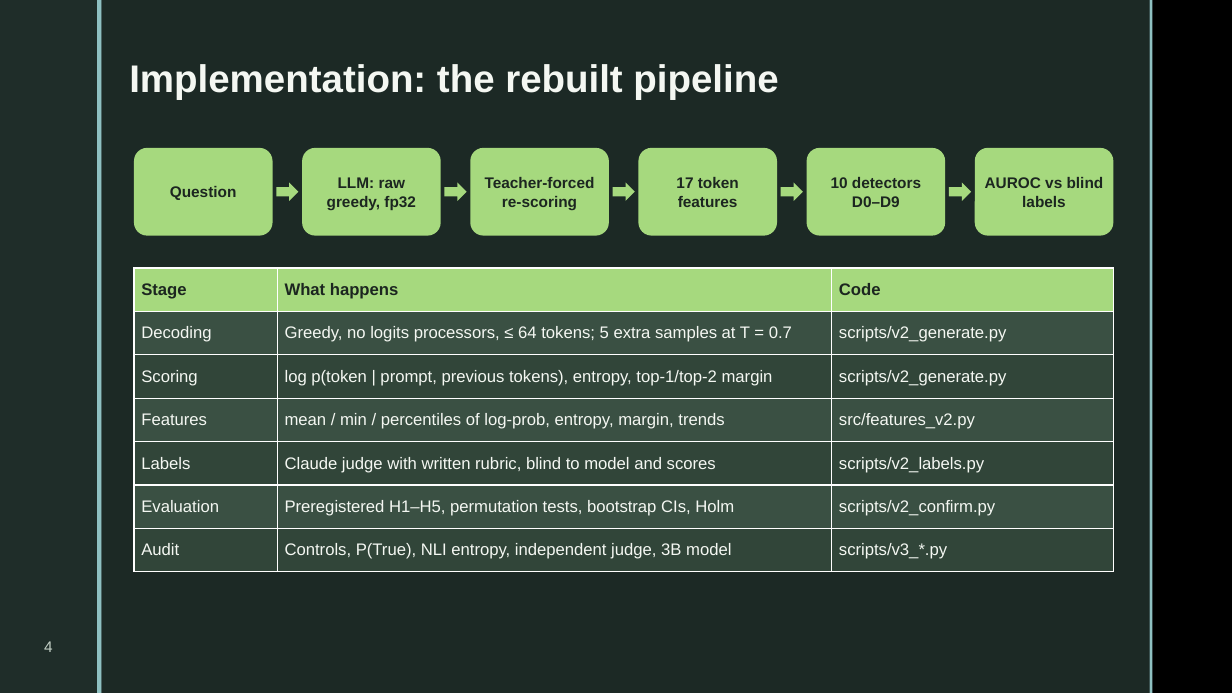
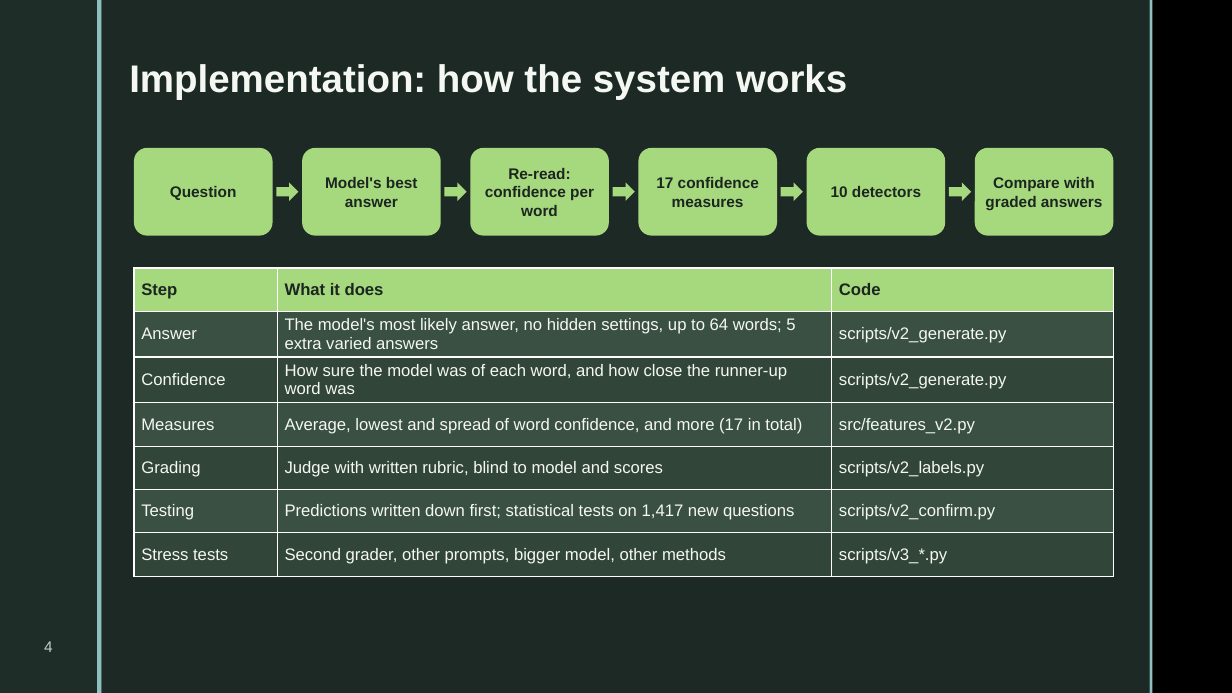
Before and after one commit to gouthamkrishna404/hallucination-detection, a slide deck: slide 4 of presentation/DA3_Hallucination_Detection.pptx. Drawn at 1232x693 pixels with LibreOffice and Linux fonts; fonts in the diff are those of the drawing; background and template pictures are left out. Boxes give left, top, right and bottom in pixels: in the first picture for what was removed or moved away, otherwise in the second. Text is boxed around its words. In the diff, an @@ line names an element or a change of style, - is before the commit and + after.

```diff
--- a/presentation/DA3_Hallucination_Detection.pptx
+++ b/presentation/DA3_Hallucination_Detection.pptx
@@ text at [129, 64, 847, 99]: text changed @@
-Implementation: the rebuilt pipeline
+Implementation: how the system works
@@ text in rounded rectangle at [325, 177, 418, 207]: text changed @@
-LLM: raw greedy, fp32
+Model's best answer
@@ text in rounded rectangle at [485, 168, 594, 216]: text changed @@
-Teacher-forced re-scoring
+Re-read: confidence per word
@@ text in rounded rectangle at [656, 177, 759, 207]: text changed @@
-17 token features
+17 confidence measures
@@ text in rounded rectangle at [985, 177, 1103, 210]: text changed @@
-AUROC vs blind labels
+Compare with graded answers
@@ text in rounded rectangle at [831, 186, 921, 197]: text changed @@
-10 detectors D0–D9
+10 detectors
@@ table at [134, 268, 1114, 572] @@
-row 1, column 1: Stage
+row 1, column 1: Step
-row 1, column 2: What happens
+row 1, column 2: What it does
-row 2, column 1: Decoding
+row 2, column 1: Answer
-row 2, column 2: Greedy, no logits processors, ≤ 64 tokens; 5 extra samples at T = 0.7
+row 2, column 2: The model's most likely answer, no hidden settings, up to 64 words; 5 extra varied answers
-row 3, column 1: Scoring
+row 3, column 1: Confidence
-row 3, column 2: log p(token | prompt, previous tokens), entropy, top-1/top-2 margin
+row 3, column 2: How sure the model was of each word, and how close the runner-up word was
-row 4, column 1: Features
+row 4, column 1: Measures
-row 4, column 2: mean / min / percentiles of log-prob, entropy, margin, trends
+row 4, column 2: Average, lowest and spread of word confidence, and more (17 in total)
-row 5, column 1: Labels
+row 5, column 1: Grading
-row 5, column 2: Claude judge with written rubric, blind to model and scores
+row 5, column 2: Judge with written rubric, blind to model and scores
-row 6, column 1: Evaluation
+row 6, column 1: Testing
-row 6, column 2: Preregistered H1–H5, permutation tests, bootstrap CIs, Holm
+row 6, column 2: Predictions written down first; statistical tests on 1,417 new questions
-row 7, column 1: Audit
+row 7, column 1: Stress tests
-row 7, column 2: Controls, P(True), NLI entropy, independent judge, 3B model
+row 7, column 2: Second grader, other prompts, bigger model, other methods
```
Also in this commit, not shown: 14 other slides changed, 1 slide added, 1 slide removed, 6 other files.
